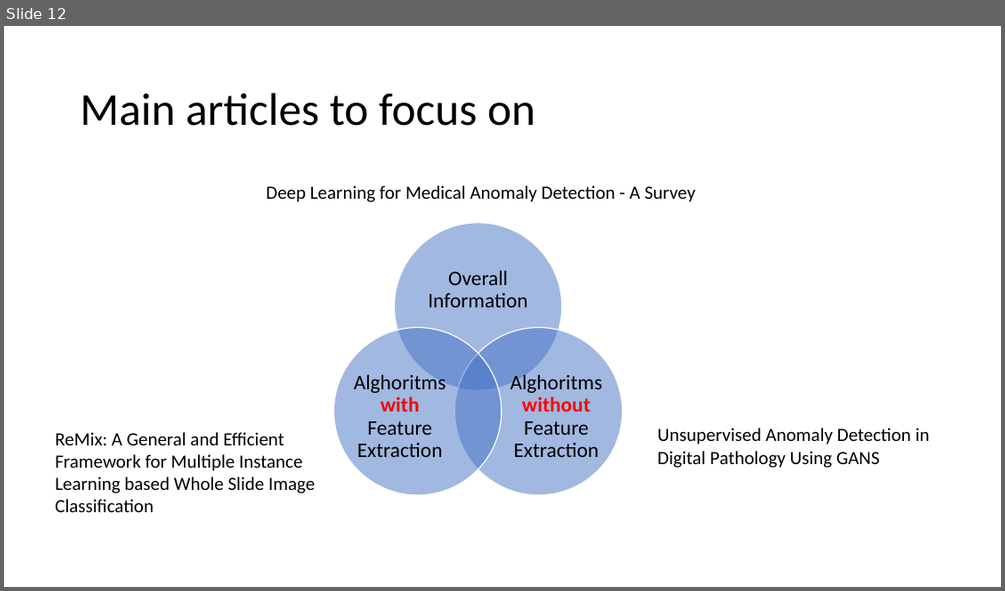
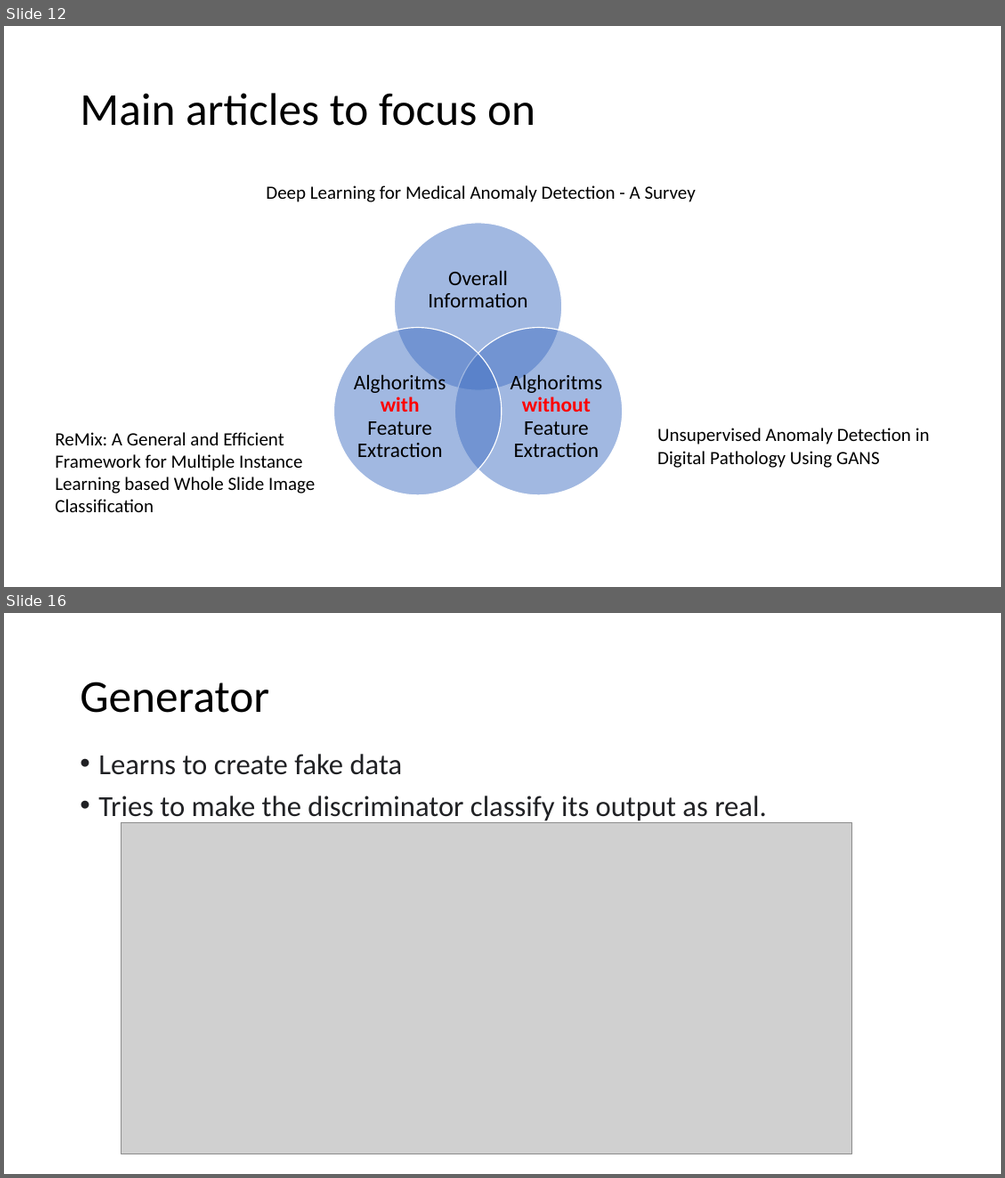
Before and after one commit to tymsoncyferki/Anomaly-Detection, a slide deck: Notes/Anomaly_Detection.pptx. Shown one above the other, each under a label of ours: slide 12 before the commit, slides 12 and 16 after it; the slides between them are not shown. The pictures are 1005x591 and 1005x1178 pixels, drawn with LibreOffice and Linux fonts; fonts in the diff are those of the drawing; grey boxes stand for pictures. Boxes give left, top, right and bottom in pixels: in the first picture for what was removed or moved away, otherwise in the second. Text is boxed around its words. In the diff, an @@ line names an element or a change of style, - is before the commit and + after.

```diff
--- a/Notes/Anomaly_Detection.pptx
+++ b/Notes/Anomaly_Detection.pptx
@@ slide 16 added at (4,613,1001,1174), background #FFFFFF @@
@@ title added at (80,682,269,713), 44 pt, text #000000 @@
+Generator
@@ text added at (98,754,767,823), 28 pt, text #202124 @@
+• Learns to create fake data
+• Tries to make the discriminator classify its output as real.
@@ picture added at (121,823,852,1153) @@
```
Also in this commit, not shown: 5 other slides added.
